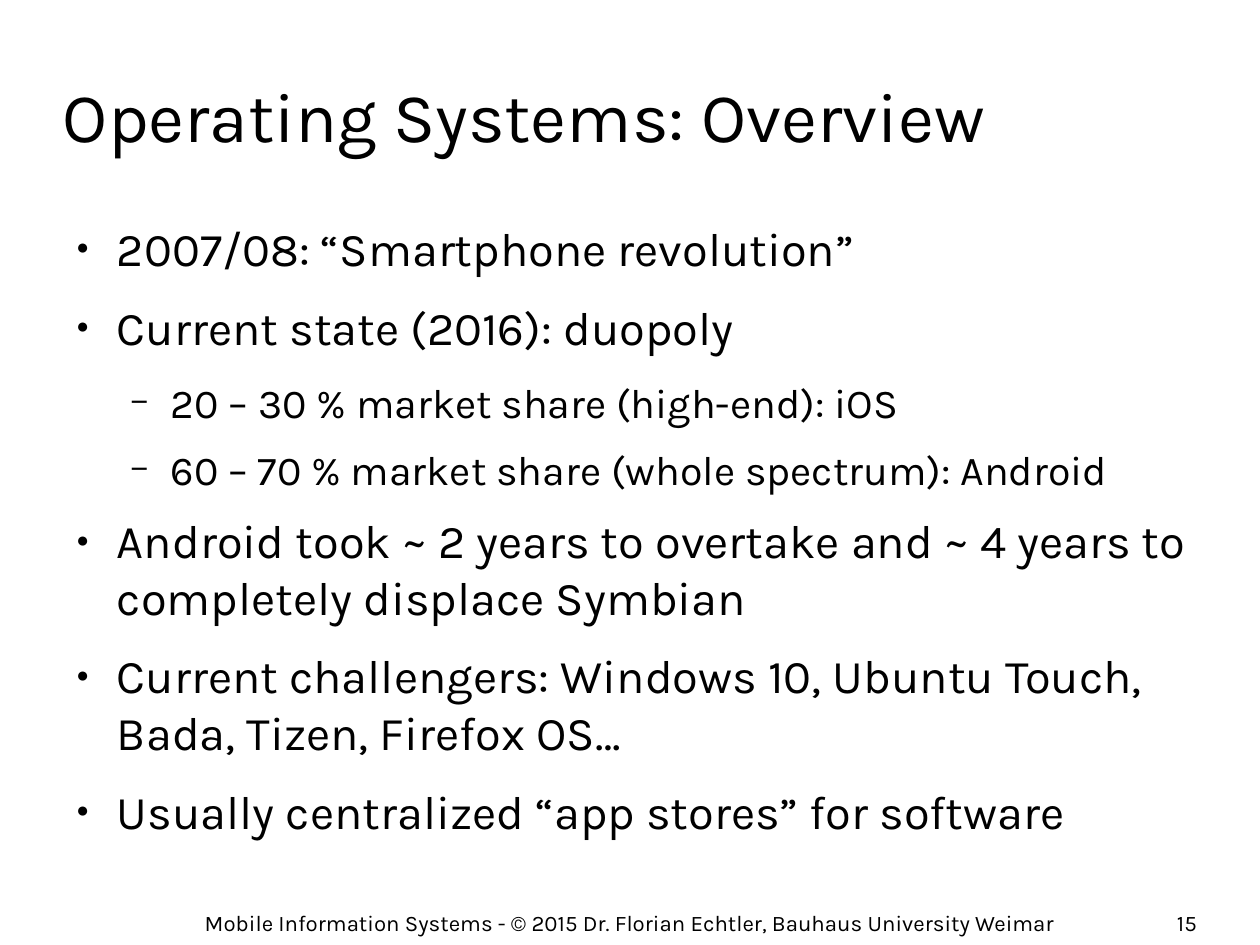
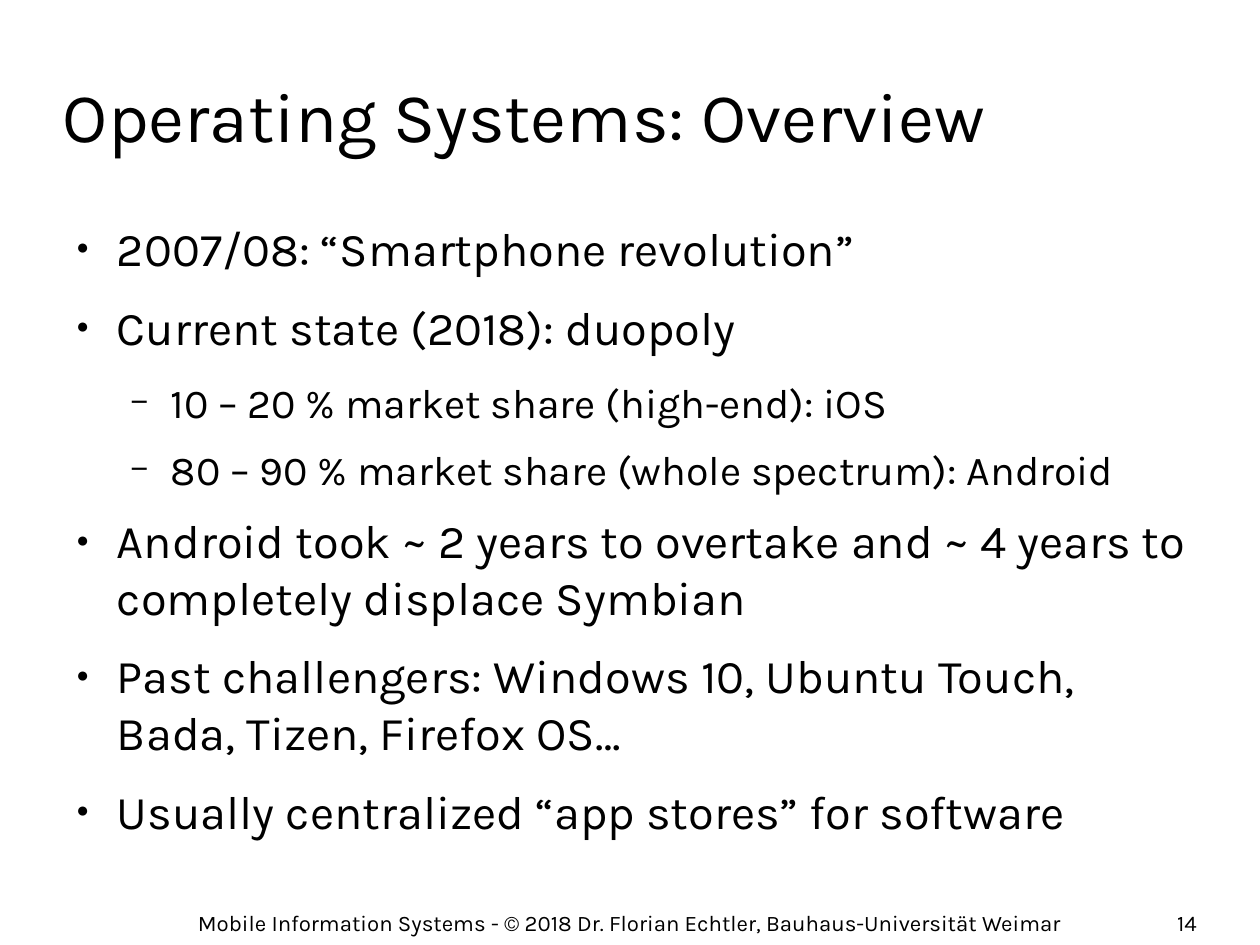
Before and after one commit to floe/mobile-information-systems, a slide deck: slide 14 of 01-introduction-basics.odp (slide 15 before the commit). Drawn at 1260x945 pixels with LibreOffice and Linux fonts; fonts in the diff are those of the drawing; background and template pictures are left out. Boxes give left, top, right and bottom in pixels: in the first picture for what was removed or moved away, otherwise in the second. Text is boxed around its words. In the diff, an @@ line names an element or a change of style, - is before the commit and + after.

```diff
--- a/01-introduction-basics.odp
+++ b/01-introduction-basics.odp
@@ text at (117, 311, 1114, 495): text changed @@
-● Current state (2016): duopoly
-  − 20 – 30 % market share (high-end): iOS
-  − 60 – 70 % market share (whole spectrum): Android
+● Current state (2018): duopoly
+  − 10 – 20 % market share (high-end): iOS
+  − 80 – 90 % market share (whole spectrum): Android
@@ text at (117, 660, 1074, 755): text changed @@
-● Current challengers: Windows 10, Ubuntu Touch, Bada, Tizen, Firefox OS…
+● Past challengers: Windows 10, Ubuntu Touch, Bada, Tizen, Firefox OS…
@@ text at (198, 915, 1060, 937): text changed @@
-Mobile Information Systems - © 2015 Dr. Florian Echtler, Bauhaus University Weimar
+Mobile Information Systems - © 2018 Dr. Florian Echtler, Bauhaus-Universität Weimar
@@ page number at (1177, 917, 1197, 931): text changed @@
-15
+14
```
Also in this commit, not shown: 31 other slides changed, 1 slide added, 1 slide removed, 2 other files.
